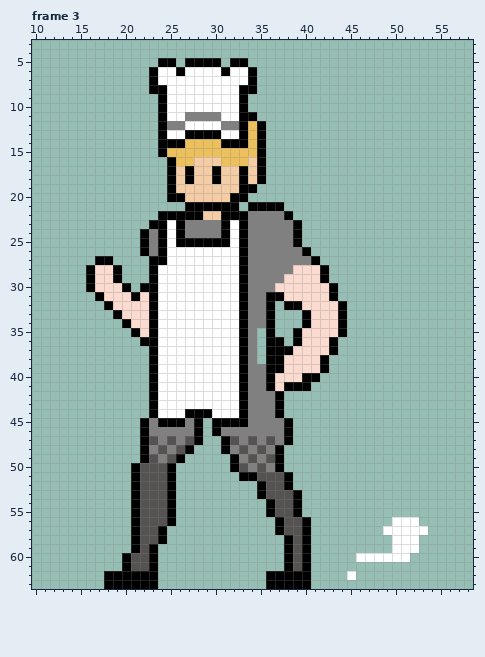
File history of a pixel-art file, Assets/Characters/player/player_walk.aseprite. That is the earlier state.
64x64 pixels, 4 frames. Shown: frame 3: x 10..58, y 3..63. The commit also changed other frames, which this record leaves out.
Once edited:
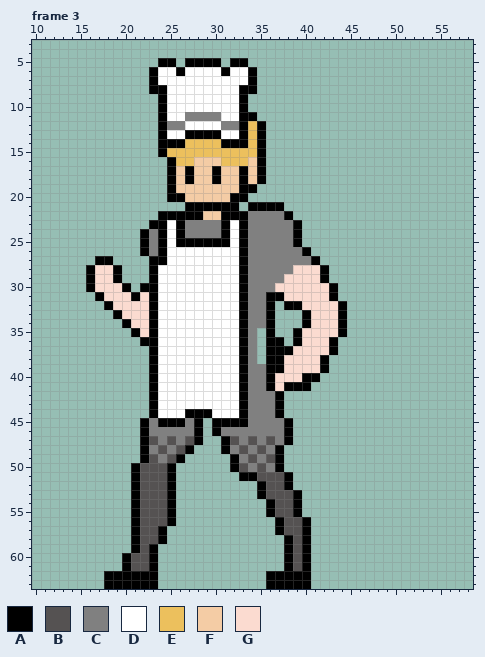
Palette (. is transparent): A #000000  B #555252  C #808080  D #ffffff  E #ecc05d  F #f4cca5  G #fbdbd0
Commit: player walks and jumps with particles
What changed:
Frame 3, layer "图层 8":
Colour D is removed in row 56 at x 50 to 52; in row 57 at x 49 to 53; in rows 58 to 59 at x 50 to 52; in row 60 at x 46 to 51; in row 62 at x 45.
